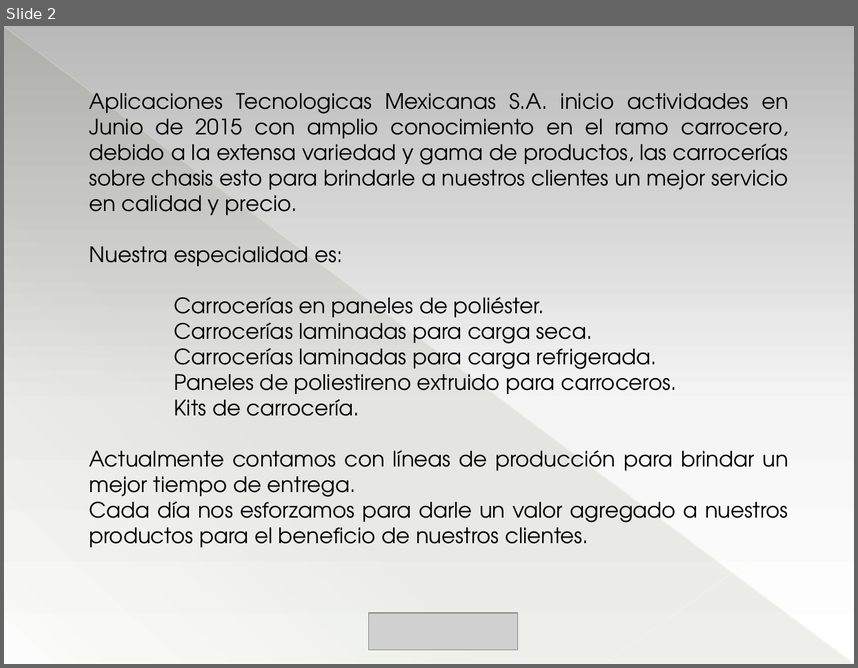
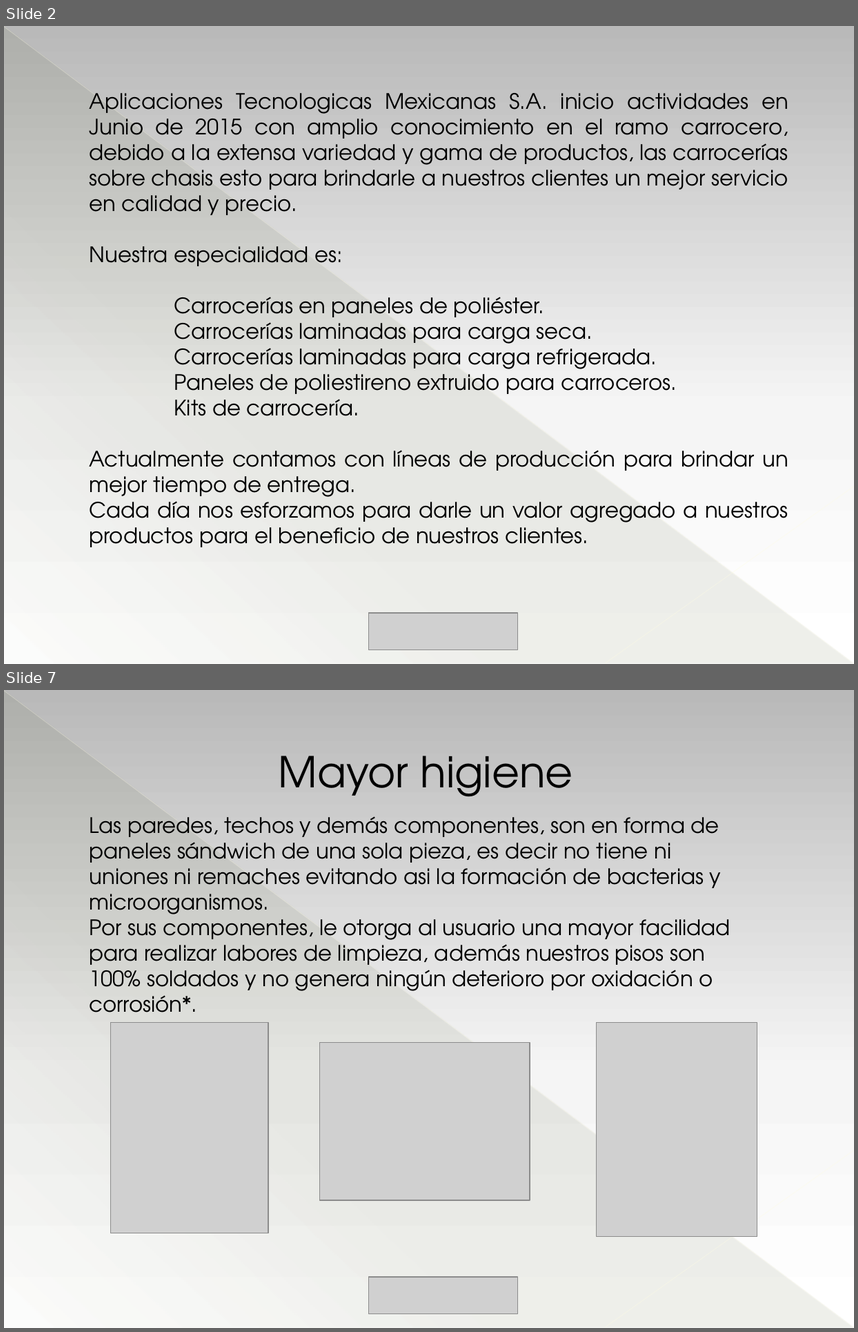
Before and after one commit to aptemex/visuales, a slide deck: Presentacion/PresentacionAptemex.pptm. Shown one above the other, each under a label of ours: slide 2 before the commit, slides 2 and 7 after it; the slides between them are not shown. The pictures are 858x668 and 858x1332 pixels, drawn with LibreOffice and Linux fonts; fonts in the diff are those of the drawing; grey boxes stand for pictures. Boxes give left, top, right and bottom in pixels: in the first picture for what was removed or moved away, otherwise in the second. Text is boxed around its words. In the diff, an @@ line names an element or a change of style, - is before the commit and + after.

```diff
--- a/Presentacion/PresentacionAptemex.pptm
+++ b/Presentacion/PresentacionAptemex.pptm
@@ slide 7 added at bbox=[4, 690, 854, 1328], background gradient #B9B9B9 to #F6F6F6 to #FFFFFF; not listed: 3 template elements that a slide beside it also shows @@
@@ text added at bbox=[278, 756, 573, 796], 36 pt, text #000000 @@
+Mayor higiene
@@ text added at bbox=[90, 816, 731, 1012], 18 pt, text #000000 @@
+Las paredes, techos y demás componentes, son en forma de paneles sándwich de una sola pieza, es decir no tiene ni uniones ni remaches evitando asi la formación de bacterias y microorganismos.
+Por sus componentes, le otorga al usuario una mayor facilidad para realizar labores de limpieza, además nuestros pisos son 100% soldados y no genera ningún deterioro por oxidación o corrosión*.
@@ picture added at bbox=[110, 1023, 268, 1232] @@
@@ picture added at bbox=[597, 1023, 757, 1236] @@
@@ picture added at bbox=[319, 1042, 529, 1200] @@
@@ picture added at bbox=[369, 1276, 517, 1313] @@
```
Also in this commit, not shown: 1 slide changed, 16 other slides added, 6 slides removed, 2 other files.
